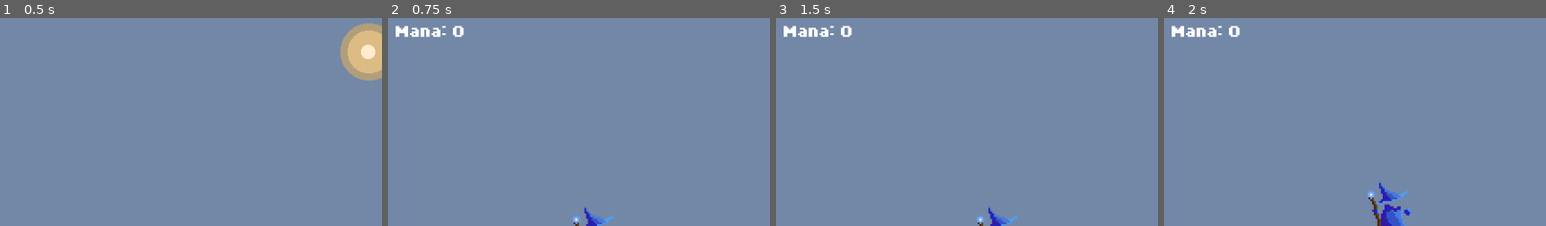
Above: before the commit, frames 1-4 (left to right).
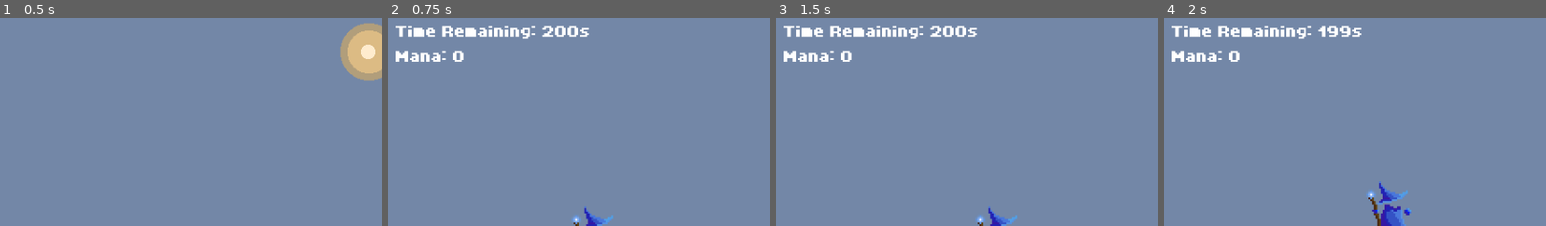
Above: after the commit, the same moments.

Repository: morganlabs-college/barrys-adventure
Game: Godot game, scene res://screens/main_menu/main_menu.tscn
Same seed, same stepped clock (60 frames per second), same inputs: the game is played once before the commit and once after it.
Inputs:
- Up to frame 1 (0.5 s): no input
- Up to frame 2 (0.75 s): click "Easy" at 0.5 s
- Up to frame 3 (1.5 s): hold Right (Move Right) from 1.28 s (still down)
- Up to frame 4 (2 s): keep holding Right (Move Right); tap Space (Jump) at 1.52 s
The pictures show only the part of the screen within x 1-51%, y 0-50%; the shares and areas given below are measured in that part.

Frame 1 is identical in both runs. In frame 2, 2.2% of the frame differs, in the area x 2-53%, y 3-22%; in frame 3, 2.2%; in frame 4, 2.2%.

Commit message:
feat: Add a timer to each level

Diff:
--- a/src/components/killzone/killzone.gd
+++ b/src/components/killzone/killzone.gd
@@ -3,7 +3,7 @@
 @onready var timer = $Timer
 
 
-func _on_body_entered(body: Node2D) -> void:
+func _on_body_entered(_body: Node2D) -> void:
 	get_tree().paused = true
 	timer.start()
 
--- a/src/levels/easy.tscn
+++ b/src/levels/easy.tscn
@@ -92,6 +92,7 @@
 shape = SubResource("WorldBoundaryShape2D_dpo37")
 
 [node name="HUD" parent="." instance=ExtResource("2_iej8b")]
+time_left = 200.0
 
 [node name="LevelEnd" parent="." instance=ExtResource("7_35spu")]
 position = Vector2(5441, -2)
--- a/src/levels/hard.tscn
+++ b/src/levels/hard.tscn
@@ -51,6 +51,7 @@
 metadata/_edit_horizontal_guides_ = [479.0]
 
 [node name="HUD" parent="." instance=ExtResource("5_msctp")]
+time_left = 50.0
 
 [node name="Player" parent="." instance=ExtResource("1_hwx7l")]
 position = Vector2(0, 8)
--- a/src/levels/normal.tscn
+++ b/src/levels/normal.tscn
@@ -50,6 +50,7 @@
 [node name="Node2D" type="Node2D"]
 
 [node name="HUD" parent="." instance=ExtResource("1_u1dj3")]
+time_left = 100.0
 
 [node name="Player" parent="." instance=ExtResource("1_te4ta")]
 position = Vector2(0, 8)
@@ -95,64 +96,3 @@
 position = Vector2(10177, 0)
 
 [node name="Background" parent="." instance=ExtResource("8_8lmvs")]
-
-[connection signal="body_entered" from="Environment/Items/Mana" to="Environment/Items/Mana" method="_on_body_entered"]
-[connection signal="body_entered" from="Environment/Items/@Area2D@40410" to="Environment/Items/@Area2D@40410" method="_on_body_entered"]
-[connection signal="body_entered" from="Environment/Items/@Area2D@40411" to="Environment/Items/@Area2D@40411" method="_on_body_entered"]
-[connection signal="body_entered" from="Environment/Items/@Area2D@40412" to="Environment/Items/@Area2D@40412" method="_on_body_entered"]
-[connection signal="body_entered" from="Environment/Items/@Area2D@40413" to="Environment/Items/@Area2D@40413" method="_on_body_entered"]
-[connection signal="body_entered" from="Environment/Items/@Area2D@40414" to="Environment/Items/@Area2D@40414" method="_on_body_entered"]
-[connection signal="body_entered" from="Environment/Items/@Area2D@40415" to="Environment/Items/@Area2D@40415" method="_on_body_entered"]
-[connection signal="body_entered" from="Environment/Items/@Area2D@40416" to="Environment/Items/@Area2D@40416" method="_on_body_entered"]
-[connection signal="body_entered" from="Environment/Items/@Area2D@40417" to="Environment/Items/@Area2D@40417" method="_on_body_entered"]
-[connection signal="body_entered" from="Environment/Items/@Area2D@40418" to="Environment/Items/@Area2D@40418" method="_on_body_entered"]
-[connection signal="body_entered" from="Environment/Items/@Area2D@40419" to="Environment/Items/@Area2D@40419" method="_on_body_entered"]
-[connection signal="body_entered" from="Environment/Items/@Area2D@40420" to="Environment/Items/@Area2D@40420" method="_on_body_entered"]
-[connection signal="body_entered" from="Environment/Items/@Area2D@40421" to="Environment/Items/@Area2D@40421" method="_on_body_entered"]
-[connection signal="body_entered" from="Environment/Items/@Area2D@40422" to="Environment/Items/@Area2D@40422" method="_on_body_entered"]
-[connection signal="body_entered" from="Environment/Items/@Area2D@40423" to="Environment/Items/@Area2D@40423" method="_on_body_entered"]
-[connection signal="body_entered" from="Environment/Items/@Area2D@40424" to="Environment/Items/@Area2D@40424" method="_on_body_entered"]
-[connection signal="body_entered" from="Environment/Items/@Area2D@40425" to="Environment/Items/@Area2D@40425" method="_on_body_entered"]
-[connection signal="body_entered" from="Environment/Items/@Area2D@40426" to="Environment/Items/@Area2D@40426" method="_on_body_entered"]
-[connection signal="body_entered" from="Environment/Items/@Area2D@40427" to="Environment/Items/@Area2D@40427" method="_on_body_entered"]
-[connection signal="body_entered" from="Environment/Items/@Area2D@40428" to="Environment/Items/@Area2D@40428" method="_on_body_entered"]
-[connection signal="body_entered" from="Environment/Items/@Area2D@40429" to="Environment/Items/@Area2D@40429" method="_on_body_entered"]
-[connection signal="body_entered" from="Environment/Items/@Area2D@40430" to="Environment/Items/@Area2D@40430" method="_on_body_entered"]
-[connection signal="body_entered" from="Environment/Items/@Area2D@40431" to="Environment/Items/@Area2D@40431" method="_on_body_entered"]
-[connection signal="body_entered" from="Environment/Items/@Area2D@40432" to="Environment/Items/@Area2D@40432" method="_on_body_entered"]
-[connection signal="body_entered" from="Environment/Items/@Area2D@40433" to="Environment/Items/@Area2D@40433" method="_on_body_entered"]
-[connection signal="body_entered" from="Environment/Items/@Area2D@40434" to="Environment/Items/@Area2D@40434" method="_on_body_entered"]
-[connection signal="body_entered" from="Environment/Items/@Area2D@40435" to="Environment/Items/@Area2D@40435" method="_on_body_entered"]
-[connection signal="body_entered" from="Environment/Items/@Area2D@40436" to="Environment/Items/@Area2D@40436" method="_on_body_entered"]
-[connection signal="body_entered" from="Environment/Items/@Area2D@40437" to="Environment/Items/@Area2D@40437" method="_on_body_entered"]
-[connection signal="body_entered" from="Environment/Items/@Area2D@40438" to="Environment/Items/@Area2D@40438" method="_on_body_entered"]
-[connection signal="body_entered" from="Environment/Items/@Area2D@40439" to="Environment/Items/@Area2D@40439" method="_on_body_entered"]
-[connection signal="body_entered" from="Environment/Items/@Area2D@40440" to="Environment/Items/@Area2D@40440" method="_on_body_entered"]
-[connection signal="body_entered" from="Environment/Items/@Area2D@40441" to="Environment/Items/@Area2D@40441" method="_on_body_entered"]
-[connection signal="body_entered" from="Environment/Items/@Area2D@40442" to="Environment/Items/@Area2D@40442" method="_on_body_entered"]
-[connection signal="body_entered" from="Environment/Items/@Area2D@40443" to="Environment/Items/@Area2D@40443" method="_on_body_entered"]
-[connection signal="body_entered" from="Environment/Items/@Area2D@40444" to="Environment/Items/@Area2D@40444" method="_on_body_entered"]
-[connection signal="body_entered" from="Environment/Items/@Area2D@40445" to="Environment/Items/@Area2D@40445" method="_on_body_entered"]
-[connection signal="body_entered" from="Environment/Items/@Area2D@40446" to="Environment/Items/@Area2D@40446" method="_on_body_entered"]
-[connection signal="body_entered" from="Environment/Items/@Area2D@40447" to="Environment/Items/@Area2D@40447" method="_on_body_entered"]
-[connection signal="body_entered" from="Environment/Items/@Area2D@40448" to="Environment/Items/@Area2D@40448" method="_on_body_entered"]
-[connection signal="body_entered" from="Environment/Items/@Area2D@40449" to="Environment/Items/@Area2D@40449" method="_on_body_entered"]
-[connection signal="body_entered" from="Environment/Items/@Area2D@40450" to="Environment/Items/@Area2D@40450" method="_on_body_entered"]
-[connection signal="body_entered" from="Environment/Items/@Area2D@40451" to="Environment/Items/@Area2D@40451" method="_on_body_entered"]
-[connection signal="body_entered" from="Environment/Items/@Area2D@40452" to="Environment/Items/@Area2D@40452" method="_on_body_entered"]
-[connection signal="body_entered" from="Environment/Items/@Area2D@40453" to="Environment/Items/@Area2D@40453" method="_on_body_entered"]
-[connection signal="body_entered" from="Environment/Items/@Area2D@40454" to="Environment/Items/@Area2D@40454" method="_on_body_entered"]
-[connection signal="body_entered" from="Environment/Items/@Area2D@40455" to="Environment/Items/@Area2D@40455" method="_on_body_entered"]
-[connection signal="body_entered" from="Environment/Items/@Area2D@40456" to="Environment/Items/@Area2D@40456" method="_on_body_entered"]
-[connection signal="body_entered" from="Environment/Items/@Area2D@40457" to="Environment/Items/@Area2D@40457" method="_on_body_entered"]
-[connection signal="body_entered" from="Environment/Items/@Area2D@40458" to="Environment/Items/@Area2D@40458" method="_on_body_entered"]
-[connection signal="body_entered" from="Environment/Items/@Area2D@40459" to="Environment/Items/@Area2D@40459" method="_on_body_entered"]
-[connection signal="body_entered" from="Environment/Items/@Area2D@40460" to="Environment/Items/@Area2D@40460" method="_on_body_entered"]
-[connection signal="body_entered" from="Environment/Items/@Area2D@40461" to="Environment/Items/@Area2D@40461" method="_on_body_entered"]
-[connection signal="body_entered" from="Environment/Items/@Area2D@40462" to="Environment/Items/@Area2D@40462" method="_on_body_entered"]
-[connection signal="body_entered" from="Environment/Items/@Area2D@40463" to="Environment/Items/@Area2D@40463" method="_on_body_entered"]
-[connection signal="body_entered" from="Environment/Items/@Area2D@40464" to="Environment/Items/@Area2D@40464" method="_on_body_entered"]
-[connection signal="body_entered" from="Environment/Items/@Area2D@40465" to="Environment/Items/@Area2D@40465" method="_on_body_entered"]
-[connection signal="body_entered" from="Environment/Items/@Area2D@40466" to="Environment/Items/@Area2D@40466" method="_on_body_entered"]
-[connection signal="body_entered" from="Environment/Items/@Area2D@40467" to="Environment/Items/@Area2D@40467" method="_on_body_entered"]
-[connection signal="body_entered" from="Environment/Items/@Area2D@40468" to="Environment/Items/@Area2D@40468" method="_on_body_entered"]
--- a/src/levels/tutorial/tutorial.tscn
+++ b/src/levels/tutorial/tutorial.tscn
@@ -45,6 +45,7 @@
 [node name="Node2D" type="Node2D"]
 
 [node name="HUD" parent="." instance=ExtResource("1_oo1dw")]
+time_left = -1.0
 
 [node name="Constant Text" type="Node2D" parent="."]
 position = Vector2(120, -64)
@@ -111,7 +112,6 @@
 
 [node name="Player" parent="." instance=ExtResource("1_d4hpr")]
 position = Vector2(0, 8)
-collision_layer = 7
 collision_mask = 1
 speed = 125.0
 
@@ -128,7 +128,7 @@
 [node name="Ground" type="TileMapLayer" parent="Environment"]
 z_index = 1
 use_parent_material = true
-tile_map_data = PackedByteArray("AAD+/wEABAACAAAAAAD//wEABAACAAAAAAAAAAEABAACAAAAAAACAAEABAACAAAAAAABAAEABAACAAAAAAADAAEABAACAAAAAAD7/wEABAACAAAAAAD8/wEABAACAAAAAAD9/wEABAACAAAAAAAE …(2082 unchanged characters)…
+tile_map_data = PackedByteArray("AAD+/wEABAACAAAAAAD//wEABAACAAAAAAAAAAEABAACAAAAAAACAAEABAACAAAAAAABAAEABAACAAAAAAADAAEABAACAAAAAAD7/wEABAAAAAAAAAD8/wEABAACAAAAAAD9/wEABAACAAAAAAAE …(2082 unchanged characters)…
 tile_set = SubResource("TileSet_u5ga4")
 
 [node name="Killzones" type="TileMapLayer" parent="Environment"]
--- a/src/screens/hud/hud.gd
+++ b/src/screens/hud/hud.gd
@@ -1,12 +1,42 @@
 extends CanvasLayer
 
+@export var time_left := 300.0
+
+@onready var timer := $TimeLimit
+@onready var delay_restart := $DelayRestart
+
+@onready var timer_gui := $GameInfoContainer/Margins/GameInfo/Timer
 @onready var score := $GameInfoContainer/Margins/GameInfo/ManaCounter
 
 
 # Called when the node enters the scene tree for the first time.
 func _ready() -> void:
+	if time_left != -1:
+		timer.wait_time = time_left
+		timer.start()
+
 	update_score(0)
+	update_timer()
+
+func _process(delta: float) -> void:
+	if time_left == -1:
+		timer_gui.text = "No Time Limit"
+	elif time_left > 0:
+		time_left -= delta
+		update_timer()
+	else:
+		timer_gui.text = "Time's Up!"
 
 
 func update_score(mana: int) -> void:
 	score.text = str("Mana: ", mana)
+
+func update_timer() -> void:
+	timer_gui.text = str("Time Remaining: ", ceil(time_left), "s")
+
+func _on_time_limit_timeout() -> void:
+	delay_restart.start()
+
+func _on_delay_restart_timeout() -> void:
+	get_tree().paused = false
+	get_tree().reload_current_scene()
--- a/src/screens/hud/hud.tscn
+++ b/src/screens/hud/hud.tscn
@@ -17,7 +17,20 @@
 [node name="GameInfo" type="VBoxContainer" parent="GameInfoContainer/Margins"]
 layout_mode = 2
 
+[node name="Timer" type="Label" parent="GameInfoContainer/Margins/GameInfo"]
+layout_mode = 2
+theme_override_font_sizes/font_size = 64
+text = "TIMER"
+
 [node name="ManaCounter" type="Label" parent="GameInfoContainer/Margins/GameInfo"]
 layout_mode = 2
 theme_override_font_sizes/font_size = 64
 text = "MANA"
+
+[node name="TimeLimit" type="Timer" parent="."]
+
+[node name="DelayRestart" type="Timer" parent="."]
+wait_time = 2.0
+
+[connection signal="timeout" from="TimeLimit" to="." method="_on_time_limit_timeout"]
+[connection signal="timeout" from="DelayRestart" to="." method="_on_delay_restart_timeout"]
Not shown, changed: src/export_presets.cfg
